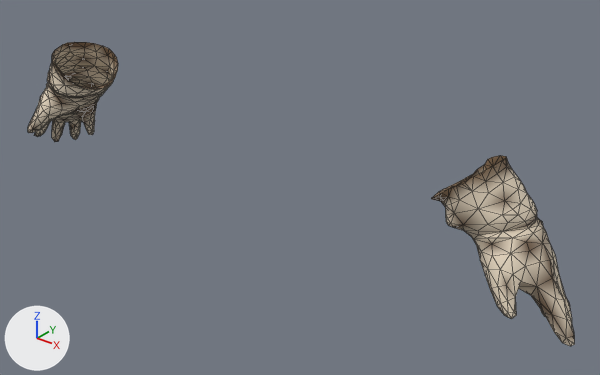
Two versions of the glTF model assets_src/armor/kargan_1/leather_a_hands.glb, one commit apart.
Both versions are drawn from a 50 mm camera at (1.094, -1.121, 1.744) aimed at (0.112, 0.106, 0.983). Lighting does not change. The marker at lower left points along +X, +Y and +Z. The older version comes first. Mesh edges are drawn as thin lines. Vertices at exactly the same position are counted once.

Objects in the first picture: 'leather_a_hands'.
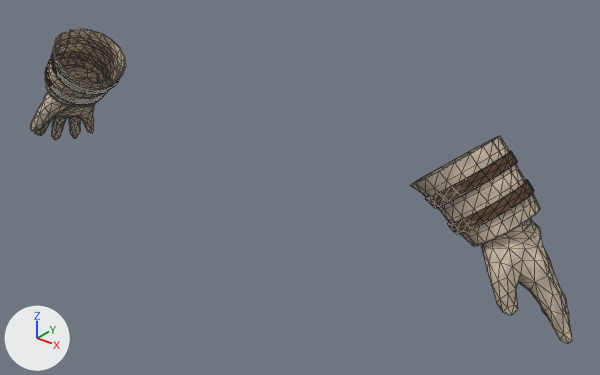
Changed parts and their boxes [x1, y1, x2, y2] in the pictures (600 x 375 px):
'leather_a_hands', surface changed, reshaped
    before: [28, 42, 574, 346]
    after: [30, 29, 572, 344]
part 1 of me_leather_a_hands, rebuilt (22% narrower, 24% shorter)
    before: [28, 42, 118, 142]
    after: [30, 64, 100, 140]
part 2 of me_leather_a_hands, rebuilt
    before: [431, 155, 574, 346]
    after: [481, 218, 572, 344]
part 3 of me_leather_a_hands, added (beige)
    after: [411, 136, 541, 246]
part 4 of me_leather_a_hands, added
    after: [45, 29, 126, 107]
part 5 of me_leather_a_hands, added (brown)
    after: [425, 151, 517, 208]
part 6 of me_leather_a_hands, added (brown)
    after: [447, 180, 534, 234]
part 7 of me_leather_a_hands, added
    after: [51, 51, 120, 94]
part 8 of me_leather_a_hands, added
    after: [45, 59, 107, 104]

Diff of the bpy script that builds the scene:
```diff
--- a/assets_src/armor/kargan_1/leather_a_hands.glb.py
+++ b/assets_src/armor/kargan_1/leather_a_hands.glb.py
@@ img_strap_c_png @@
+img_strap_c_png = load_image('strap_c.png', '../textures/strap_c.png', 128, 64, 'sRGB')
@@ img_strap_n_png @@
+img_strap_n_png = load_image('strap_n.png', '../textures/strap_n.png', 128, 64, 'Non-Color')
@@ img_strap_orm_png @@
+img_strap_orm_png = load_image('strap_orm.png', '../textures/strap_orm.png', 128, 64, 'Non-Color')
@@ img_leather_c_png @@
+img_leather_c_png = load_image('leather_c.png', '../textures/leather_c.png', 256, 256, 'sRGB')
@@ img_leather_n_png @@
+img_leather_n_png = load_image('leather_n.png', '../textures/leather_n.png', 256, 256, 'Non-Color')
@@ img_leather_orm_png @@
+img_leather_orm_png = load_image('leather_orm.png', '../textures/leather_orm.png', 256, 256, 'Non-Color')
@@ mat_leather @@
 mat_leather = bpy.data.materials.new('leather')
-# nodes: BsdfPrincipled, OutputMaterial, VertexColor
+# nodes: BsdfPrincipled, Mix, NormalMap, OutputMaterial, SeparateColor, TexImage x3, VertexColor
+# uses the picture img_leather_c_png
+# uses the picture img_leather_n_png
+# uses the picture img_leather_orm_png
@@ mat_strap @@
+mat_strap = bpy.data.materials.new('strap')
+# uses the picture img_strap_c_png
+# uses the picture img_strap_n_png
+# uses the picture img_strap_orm_png
@@ me_leather_a_hands @@
 # used by ob_leather_a_hands; location = (0.0, 0.0, 0.0)
-me_leather_a_hands.from_pydata(...)  # 634 vertices, 1204 faces; spans x -0.733..0.743, y -0.033..0.154, z 0.88..1.184
+me_leather_a_hands.from_pydata(...)  # 1346 vertices, 2394 faces; spans x -0.732..0.738, y -0.029..0.155, z 0.885..1.218
+# me_leather_a_hands part 1: the loose piece of 328 vertices spanning x -0.733..-0.455, y -0.033..0.154, z 0.88..1.183 is rebuilt with 284 vertices and now spans x -0.732..-0.528, y -0.027..0.15, z 0.885..1.114
+# me_leather_a_hands part 2: the loose piece of 306 vertices spanning x 0.454..0.743, y -0.03..0.154, z 0.886..1.184 is rebuilt with 262 vertices and now spans x 0.528..0.738, y -0.025..0.152, z 0.89..1.116
+# me_leather_a_hands part 3: a new loose piece of 200 vertices spanning x 0.422..0.637, y -0.029..0.154, z 1.021..1.218, in mat_leather
+# me_leather_a_hands part 4: a new loose piece of 200 vertices spanning x -0.636..-0.423, y -0.028..0.154, z 1.022..1.217, in mat_leather
+# me_leather_a_hands part 5: a new loose piece of 100 vertices spanning x 0.448..0.586, y -0.02..0.155, z 1.077..1.195, in mat_strap
+# me_leather_a_hands part 6: a new loose piece of 100 vertices spanning x 0.494..0.622, y -0.013..0.153, z 1.04..1.151, in mat_strap
+# me_leather_a_hands part 7: a new loose piece of 100 vertices spanning x -0.584..-0.445, y -0.02..0.153, z 1.075..1.193, in mat_strap
+# me_leather_a_hands part 8: a new loose piece of 100 vertices spanning x -0.62..-0.494, y -0.014..0.154, z 1.039..1.149, in mat_strap
 me_leather_a_hands.materials.append(mat_leather)
+me_leather_a_hands.materials.append(mat_strap)
```
